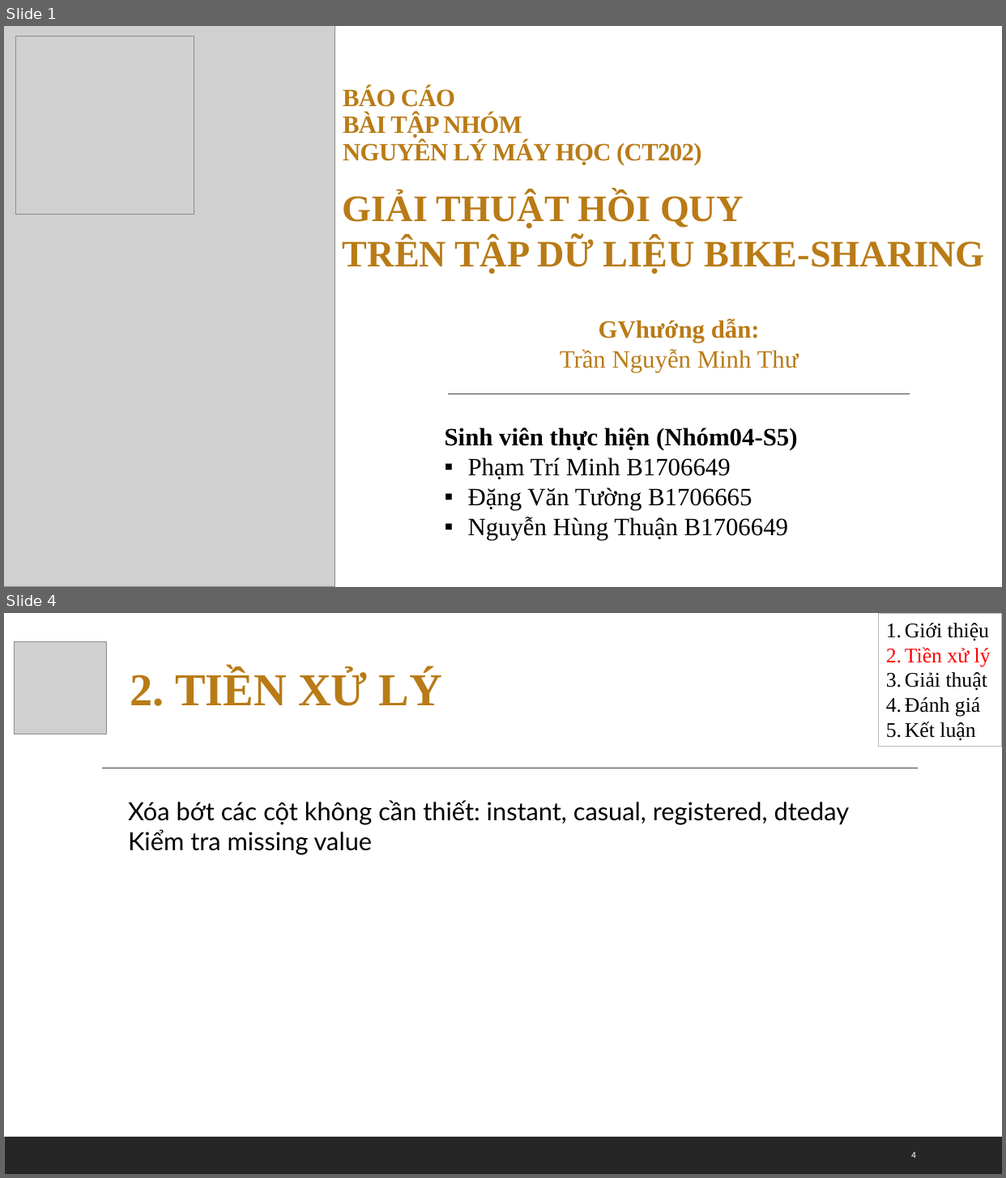
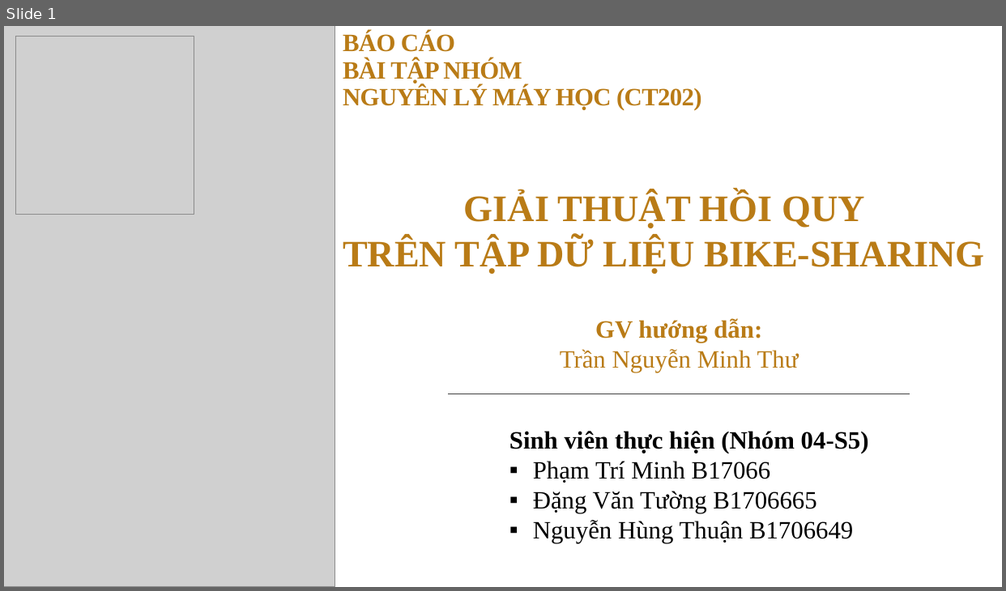
Before and after one commit to yllaw99/bike-sharing-predication-VN, a slide deck: btn-baocao.pptx. Shown one above the other, each under a label of ours: slides 1 and 4 before the commit, slide 1 after it; the slides between them are not shown. The pictures are 1006x1178 and 1006x591 pixels, drawn with LibreOffice and Linux fonts; fonts in the diff are those of the drawing; grey boxes stand for pictures. Boxes give left, top, right and bottom in pixels: in the first picture for what was removed or moved away, otherwise in the second. Text is boxed around its words. In the diff, an @@ line names an element or a change of style, - is before the commit and + after.

Commit message:
Add files via upload
cập nhật minh họa giải thuật

```diff
--- a/btn-baocao.pptx
+++ b/btn-baocao.pptx
@@ slide 4 removed at bbox=[4, 613, 1002, 1174], background #FFFFFF; not listed: 1 template element that a slide beside it also shows @@
@@ rectangle removed at bbox=[879, 613, 1002, 747] @@
-1. Giới thiệu
-2. Tiền xử lý
-3. Giải thuật
-4. Đánh giá
-5. Kết luận
@@ picture removed at bbox=[14, 641, 106, 734] @@
@@ text removed at bbox=[130, 670, 442, 706] @@
-2. TIỀN XỬ LÝ
@@ line removed from (102, 769) to (918, 769) @@
@@ text removed at bbox=[128, 800, 850, 855] @@
-Xóa bớt các cột không cần thiết: instant, casual, registered, dteday
-Kiểm tra missing value
@@ page number removed at bbox=[911, 1152, 916, 1158] @@
-4
@@ slide 1 changed as well @@
@@ title "BÁO CÁO BÀI TẬP NHÓM ...": place and size @@
-title "BÁO CÁO BÀI TẬP NHÓM ..." at bbox=[343, 87, 702, 165]
+title "BÁO CÁO BÀI TẬP NHÓM ..." at bbox=[343, 32, 702, 110]
@@ text "GIẢI THUẬT HỒI QUY TRÊN ..." at bbox=[343, 192, 984, 274]: alignment left to centre @@
@@ text at bbox=[595, 319, 762, 344]: spaces changed @@
-GVhướng dẫn:
+GV hướng dẫn:
@@ text "Sinh viên thực hiện (Nhóm ...": place and size @@
-text "Sinh viên thực hiện (Nhóm ..." at bbox=[445, 428, 798, 540]
+text "Sinh viên thực hiện (Nhóm ..." at bbox=[509, 431, 869, 544]
@@ text at bbox=[509, 431, 869, 483]: text changed @@
-Sinh viên thực hiện (Nhóm04-S5)
-▪ Phạm Trí Minh B1706649
+Sinh viên thực hiện (Nhóm 04-S5)
+▪ Phạm Trí Minh B17066
```
Also in this commit, not shown: 5 other slides changed, 3 slides added, 1 other slide removed.
